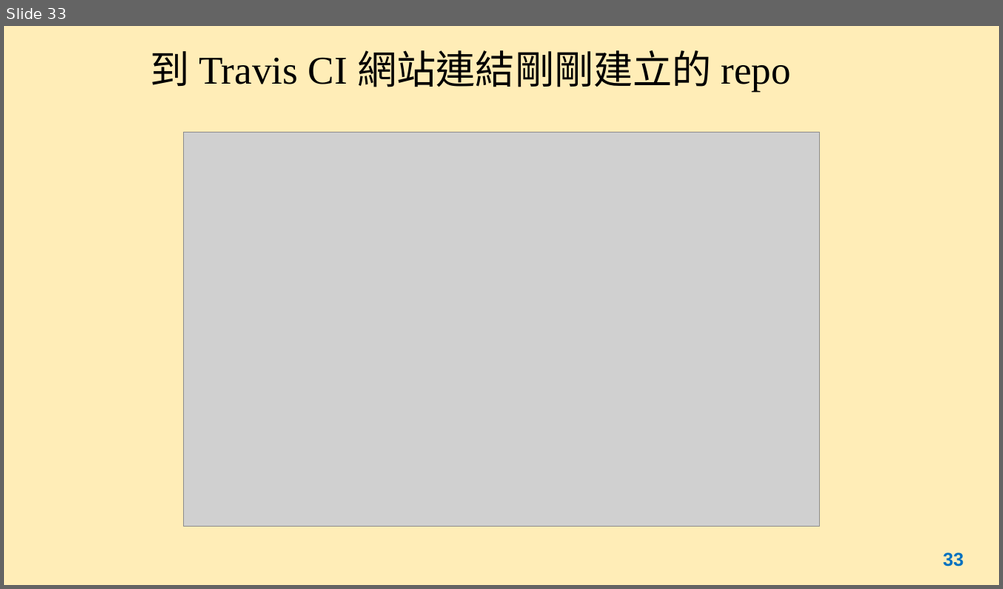
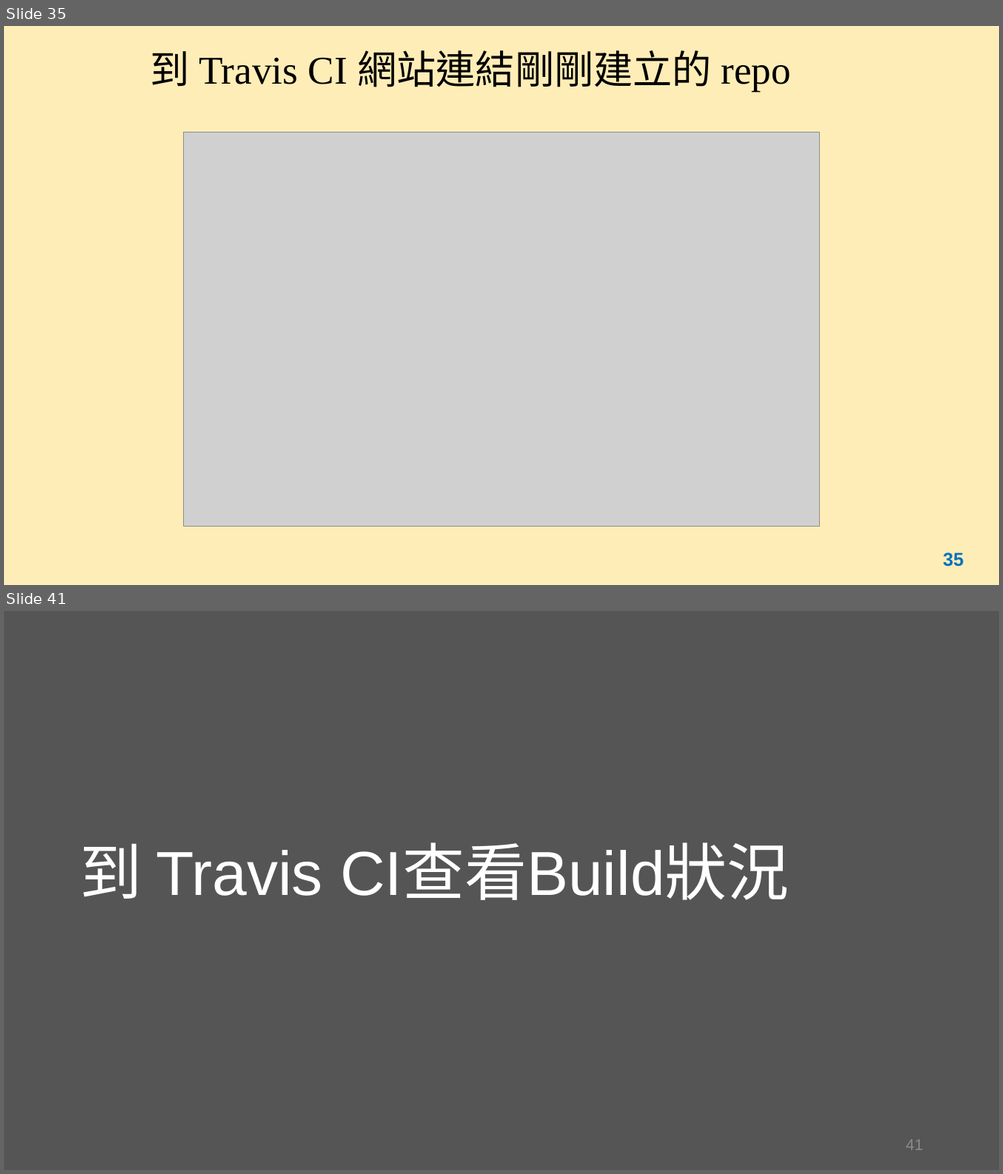
Before and after one commit to sftseng7401/ch4demo, a slide deck: myapp/Chapter4.pptx. Shown one above the other, each under a label of ours: slide 33 before the commit, slides 35 and 41 after it; the slides between them are not shown. The pictures are 1003x589 and 1003x1174 pixels, drawn with LibreOffice and Linux fonts; fonts in the diff are those of the drawing; grey boxes stand for pictures. Boxes give left, top, right and bottom in pixels: in the first picture for what was removed or moved away, otherwise in the second. Text is boxed around its words. In the diff, an @@ line names an element or a change of style, - is before the commit and + after.

```diff
--- a/myapp/Chapter4.pptx
+++ b/myapp/Chapter4.pptx
@@ slide 41 added at bbox=[4, 611, 999, 1170], background #0D0D0D at 70% opacity @@
@@ title added at bbox=[79, 844, 789, 900], 60 pt, text #FFFFFF @@
+到 Travis CI查看Build狀況
@@ page number added at bbox=[905, 1140, 922, 1150], 15 pt, text #8C8C8C @@
+41
@@ what was slide 33 is now slide 35 @@
@@ page number at bbox=[942, 553, 963, 567]: text changed @@
-33
+35
```
Also in this commit, not shown: 2 slides changed, 7 other slides added.
